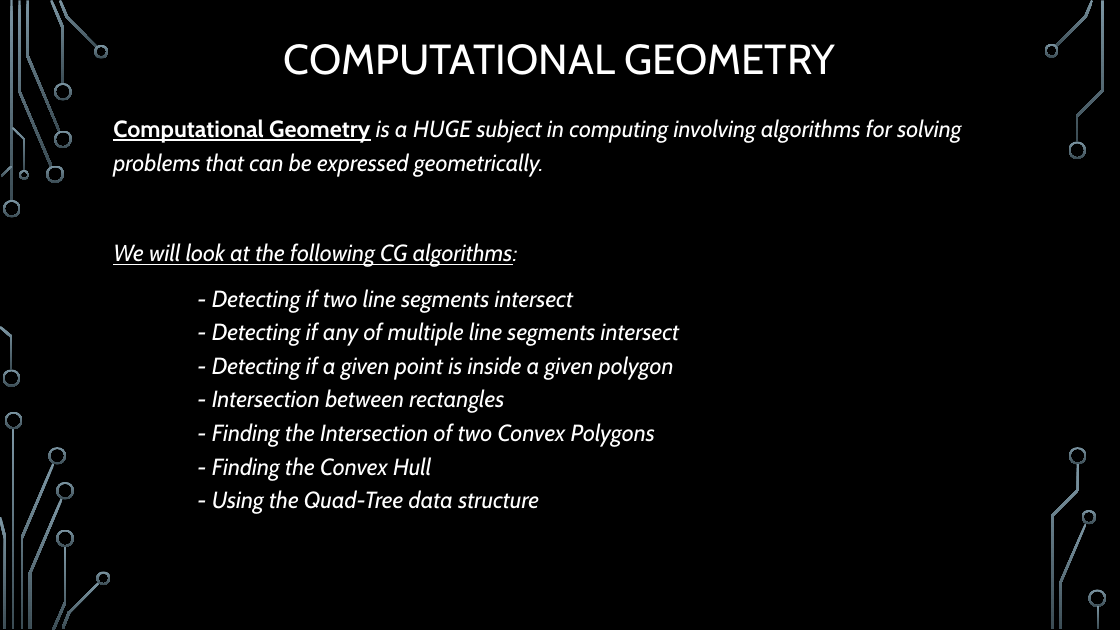
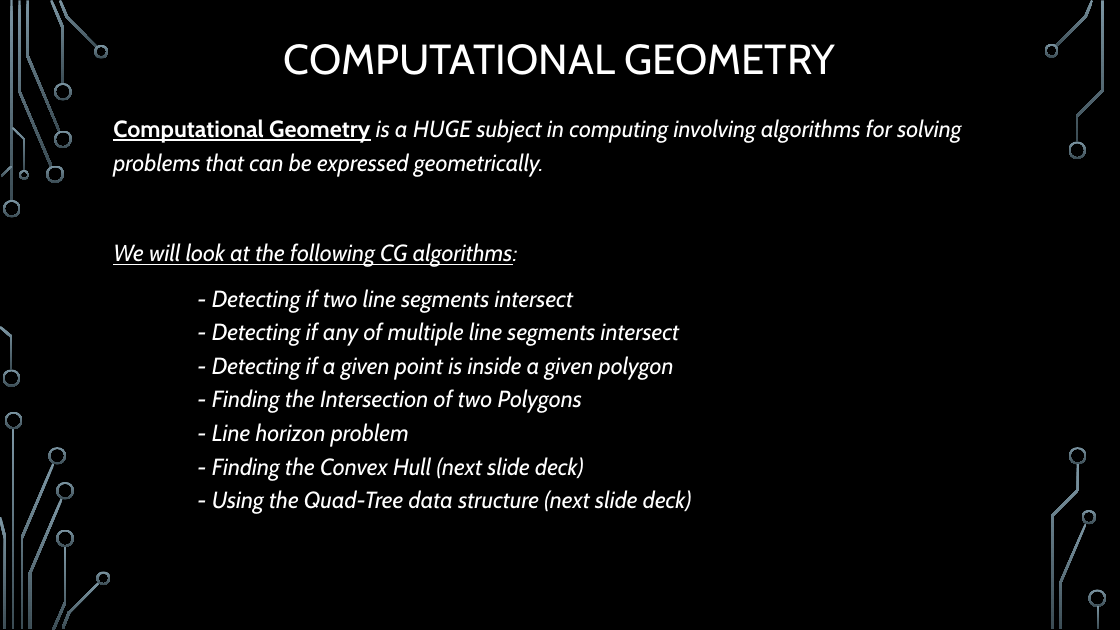
Before and after one commit to janiceeguo/advAlgo, a slide deck: slide 3 of slides/ComputationalGeom-part1-Intersections.pptx. Drawn at 1120x630 pixels with LibreOffice and Linux fonts; fonts in the diff are those of the drawing; background and template pictures are left out. Boxes give left, top, right and bottom in pixels: in the first picture for what was removed or moved away, otherwise in the second. Text is boxed around its words. In the diff, an @@ line names an element or a change of style, - is before the commit and + after.

```diff
--- a/slides/ComputationalGeom-part1-Intersections.pptx
+++ b/slides/ComputationalGeom-part1-Intersections.pptx
@@ text at [212, 289, 692, 514]: text changed @@
-- Detecting if two line segments intersect
-- Detecting if any of multiple line segments intersect
-- Detecting if a given point is inside a given polygon
-- Intersection between rectangles
-- Finding the Intersection of two Convex Polygons
-- Finding the Convex Hull
-- Using the Quad-Tree data structure
+- Detecting if two line segments intersect
+- Detecting if any of multiple line segments intersect
+- Detecting if a given point is inside a given polygon
+- Finding the Intersection of two Polygons
+- Line horizon problem
+- Finding the Convex Hull (next slide deck)
+- Using the Quad-Tree data structure (next slide deck)
```
Also in this commit, not shown: 1 other slide changed, 9 slides added, 1 slide removed, 2 other files.
